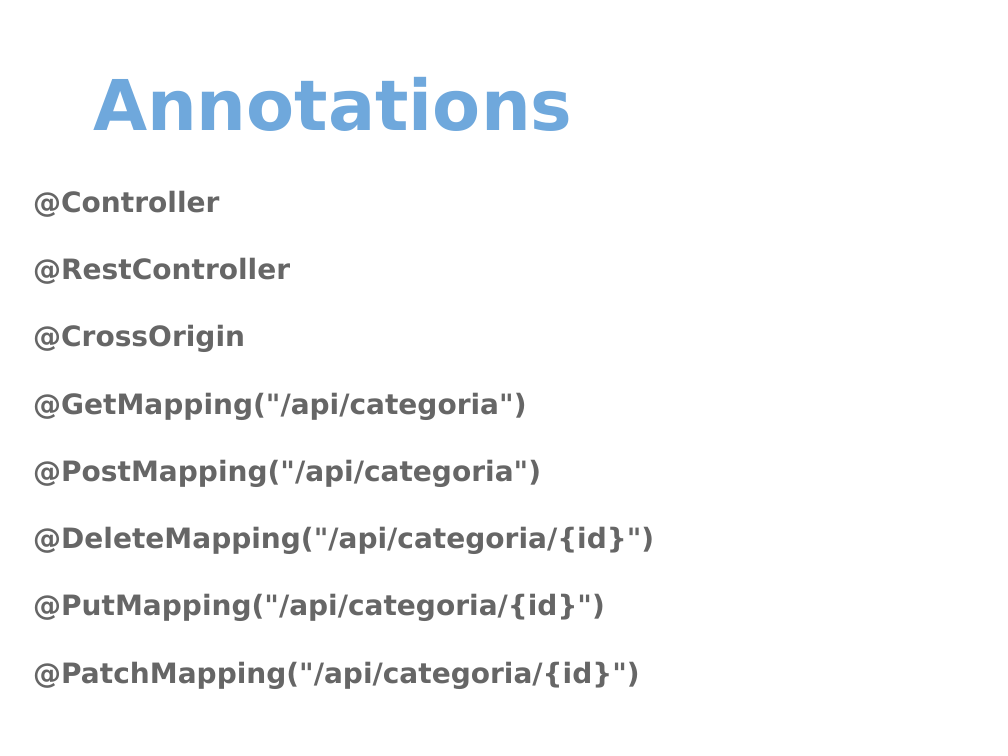
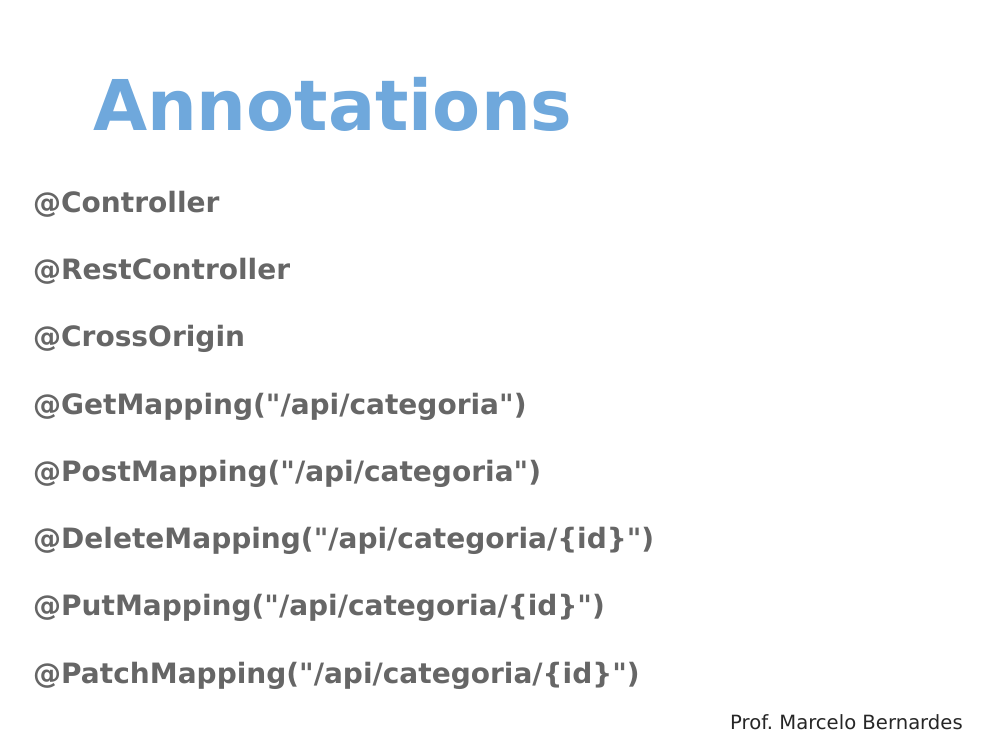
Before and after one commit to mbernardesp/lab-dev-software-sgh, a slide deck: slide 19 of slides/revisão-api.pptx. Drawn at 1008x756 pixels with LibreOffice and Linux fonts; fonts in the diff are those of the drawing. Boxes give left, top, right and bottom in pixels: in the first picture for what was removed or moved away, otherwise in the second. Text is boxed around its words. In the diff, an @@ line names an element or a change of style, - is before the commit and + after.

```diff
--- a/slides/revisão-api.pptx
+++ b/slides/revisão-api.pptx
@@ text added at [730, 714, 962, 730], 14 pt, text #262626 @@
+Prof. Marcelo Bernardes
```
Also in this commit, not shown: 11 other slides changed, 10 slides added, 10 slides removed, 31 other files.
